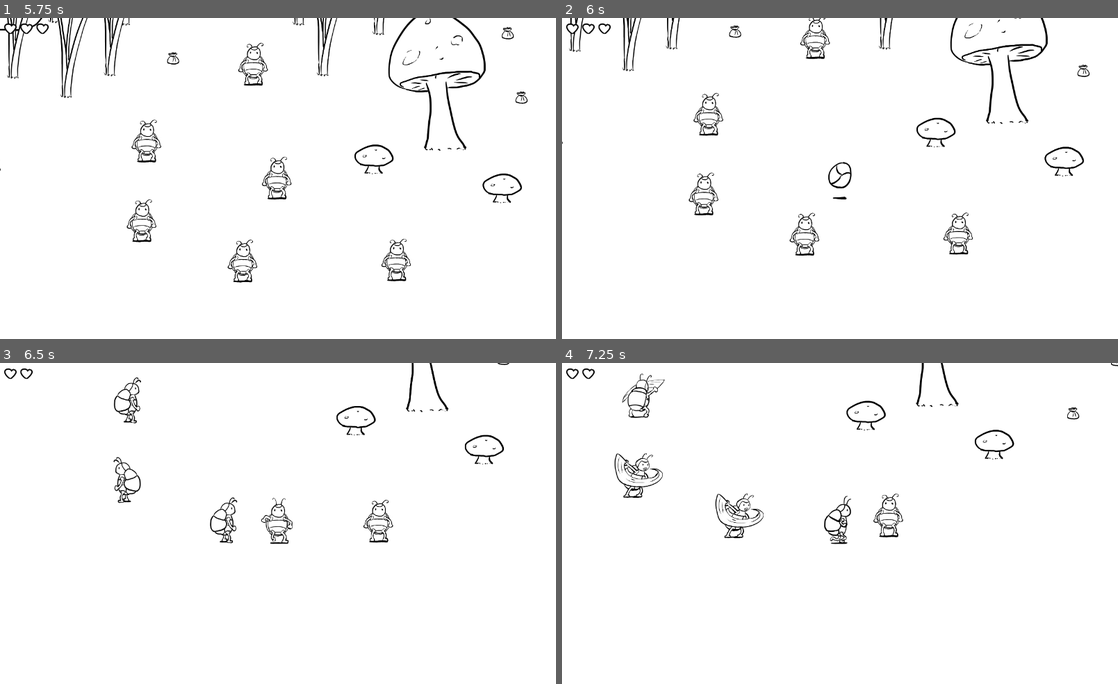
Above: before the commit, frames 1-4 (two rows, left to right).
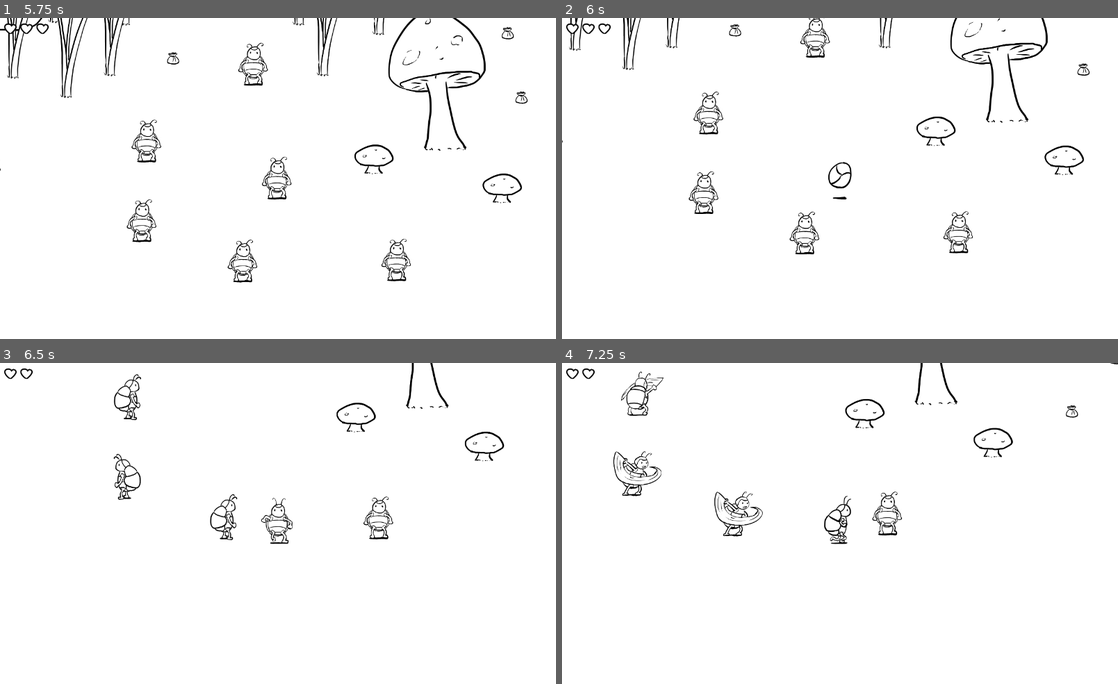
Above: after the commit, the same moments.

Repository: malogal/TrigRPG
Game: Godot game, scene res://scenes/levels/Intro.tscn
Two runs of this game, one before a commit and one after it. Both use one fixed random seed, a clock stepped at 60 frames per second and the inputs below.
Inputs (mouse positions are in pixels of both pictures, inside the frame that each line leads up to):
- Up to frame 1 (5.75 s): tap Enter at 0.5, 4.25 s; move the mouse to (400, 162) at 0.52 s; hold Right (move_right) 0.53-1.28 s; tap Ctrl (attack) at 0.6, 3.6 s; move the mouse to (166, 194) at 1.27 s; hold Down (move_down) 1.28-2.03 s; tap E (interact) at 1.35, 4.35 s; move the mouse to (333, 107) at 2.02 s; hold Right (move_right) 2.03-2.78 s; tap Space (roll) at 2.1, 3.5 s; move the mouse to (250, 242) at 2.77 s; hold Up (move_up) 2.78-3.53 s; click (250, 242) at 2.85 s; move the mouse to (444, 226) at 3.52 s; hold Left (move_left) 3.53-5 s; move the mouse to (111, 130) at 4.27 s; click "New Game" at 5 s
- Up to frame 2 (6 s): move the mouse to (867, 178) at 5.77 s; hold Down (move_down) from 5.78 s (still down); tap Space (roll) at 5.85 s
- Up to frame 3 (6.5 s): keep holding Down (move_down)
- Up to frame 4 (7.25 s): move the mouse to (756, 443) at 6.52 s; release Down (move_down) at 6.53 s; hold Right (move_right) from 6.53 s (still down); click (756, 443) at 6.6 s

Frame 1 is identical in both runs. In frame 2, 3.0% of the frame differs, in the area x 0-95%, y 0-75%; in frame 3, 2.0%; in frame 4, 2.5%.

Commit message:
Fix positioning error

Diff:
--- a/project.godot
+++ b/project.godot
@@ -96,6 +96,10 @@
 ]
 }
 
+[physics]
+
+2d/default_gravity=2.08165e-12
+
 [rendering]
 
 environment/defaults/default_environment="res://default_env.tres"
--- a/scenes/characters/Player.gd
+++ b/scenes/characters/Player.gd
@@ -44,10 +44,14 @@
 	$PieThrowing.set_cooldown(1.0)
 	pass
 
+func get_input():
+		var input_direction = Input.get_vector("move_left", "move_right", "move_up", "move_down")
+		velocity = input_direction * WALK_SPEED
 
 func _physics_process(_delta):
 	var action
 	## PROCESS STATES
+	get_input()
 	match state:
 		STATE_BLOCKED:
 			new_anim = "idle_" + facing
@@ -79,8 +83,9 @@
 			if Input.is_action_just_pressed("roll"):
 				state = STATE_ROLL
 
-			set_velocity(linear_vel)
-			var t = position
+			# Trying to use 'get_input()' instead, will slowly introduce
+			#set_velocity(linear_vel)
+			#var t = position
 			move_and_slide()
 			linear_vel = velocity
 
@@ -133,8 +138,8 @@
 		anim = new_anim
 		$anims.play(anim)
 	if action == PIE:
-		var mouse_pos = get_viewport().get_mouse_position()
-		$PieThrowing.throw(position, mouse_pos, 10)
+		var mouse_pos = get_global_mouse_position()
+		$PieThrowing.throw(global_position, mouse_pos, 10)
 	pass
 
 
--- a/scenes/characters/Player.tscn
+++ b/scenes/characters/Player.tscn
@@ -833,7 +833,7 @@
 height = 67.6021
 
 [node name="Player" type="CharacterBody2D" groups=["player"]]
-position = Vector2(585.638, 309.087)
+motion_mode = 1
 script = ExtResource("2")
 
 [node name="sprite" type="Sprite2D" parent="."]
--- a/scenes/levels/Intro.tscn
+++ b/scenes/levels/Intro.tscn
@@ -1,8 +1,8 @@
 [gd_scene load_steps=8 format=3 uid="uid://cqjxhlcvohevs"]
 
-[ext_resource type="Texture2D" uid="uid://xriucyfo0o30" path="res://textures/misc/logo-bg.png" id="1"]
-[ext_resource type="Texture2D" uid="uid://bc8oc41wxytr1" path="res://textures/misc/logo-logo.png" id="2"]
-[ext_resource type="Texture2D" uid="uid://dqt0n5ytc0a4r" path="res://textures/misc/logo-studio.png" id="3"]
+[ext_resource type="Texture2D" uid="uid://xriucyfo0o30" path="res://textures/temp-misc/logo-bg.png" id="1"]
+[ext_resource type="Texture2D" uid="uid://bc8oc41wxytr1" path="res://textures/temp-misc/logo-logo.png" id="2"]
+[ext_resource type="Texture2D" uid="uid://dqt0n5ytc0a4r" path="res://textures/temp-misc/logo-studio.png" id="3"]
 [ext_resource type="AudioStream" uid="uid://bub2p8fvv46yx" path="res://music/logo.wav" id="4"]
 
 [sub_resource type="Animation" id="1"]
--- a/scenes/powers/pie/pie.gd
+++ b/scenes/powers/pie/pie.gd
@@ -1,12 +1,21 @@
 extends RigidBody2D
 
-
+var speed: int
 var degree: int
 var test_count = 100
 
 # Pie rotation
-const rotate_speed = 10
+const rotate_speed = 350
 var current_rotation = 0
+var vec: Vector2
+var target: Vector2
+#@export var texture : Texture2D:
+	#set(value):
+		#texture = value
+		#queue_redraw()
+
+#func _draw():
+	#draw_texture(texture,position)
 
 signal hit
 # Called when the node enters the scene tree for the first time.
@@ -15,19 +24,30 @@
 	pass # Replace with function body.
 
 func new_pie(start_pos: Vector2, dir: Vector2, amount: int, pie_speed: int):
-	position = start_pos
+	global_position = start_pos
+	target = dir
 	degree = amount
-	linear_velocity = Vector2(pie_speed, 0).rotated(dir.angle())
+
+	speed = pie_speed
+
 	pass
 
 func _on_visible_on_screen_notifier_2d_screen_exited():
-	#queue_free()
+	queue_free()
 	print_debug("pie out of screen")
 	pass # Replace with function body.
 
 func _process(delta):
-	current_rotation = roundi(current_rotation + delta*rotate_speed) % 360
-	set_rotation_degrees(current_rotation)
+	#current_rotation = roundi(current_rotation + delta*rotate_speed) % 360
+	#set_rotation_degrees(current_rotation)
+	#move_and_collide(vec*delta*speed)
+	queue_redraw()
+	pass
+
+func _physics_process(delta):
+	linear_velocity = global_position.direction_to(target*500) * speed
+	angular_velocity = delta*rotate_speed
+
 
 func _on_body_entered(body):
 	print_debug("pie hit body", body)
--- a/scenes/powers/pie/pie.tscn
+++ b/scenes/powers/pie/pie.tscn
@@ -10,15 +10,6 @@
 "frames": [{
 "duration": 1.0,
 "texture": ExtResource("1_gldwi")
-}, {
-"duration": 1.0,
-"texture": ExtResource("1_gldwi")
-}, {
-"duration": 1.0,
-"texture": null
-}, {
-"duration": 1.0,
-"texture": ExtResource("1_gldwi")
 }],
 "loop": true,
 "name": &"pie",
@@ -26,7 +17,9 @@
 }]
 
 [node name="Pie" type="RigidBody2D"]
-gravity_scale = 1.66533e-16
+collision_layer = 8192
+collision_mask = 8
+mass = 12.5
 script = ExtResource("1_4a6u7")
 
 [node name="CollisionShape2D" type="CollisionShape2D" parent="." groups=["pie"]]
--- a/scenes/powers/pie/pie_throwing.gd
+++ b/scenes/powers/pie/pie_throwing.gd
@@ -1,6 +1,6 @@
 extends Node2D
 
-@export var speed = 0
+@export var speed = 350
 
 var can_throw: bool
 var pies: PackedScene
@@ -10,7 +10,7 @@
 		$PieCooldown.start()
 		var pie = pies.instantiate()
 		add_child(pie)
-		pie.new_pie(char_pos, (char_pos.direction_to(click_pos)), amount_of_pie, speed)
+		pie.new_pie(char_pos, click_pos, amount_of_pie, speed)
 
 
 # Called when the node enters the scene tree for the first time.
--- a/scenes/props/House.tscn
+++ b/scenes/props/House.tscn
@@ -1,10 +1,9 @@
-[gd_scene load_steps=7 format=2]
+[gd_scene load_steps=7 format=3 uid="uid://b7w18rrmllohu"]
 
-[ext_resource path="res://scenes/misc/Exit.gd" type="Script" id=1]
-[ext_resource path="res://textures/props/house.png" type="Texture2D" id=2]
+[ext_resource type="Script" path="res://scenes/misc/Exit.gd" id="1"]
+[ext_resource type="Texture2D" uid="uid://crlqbtn4qydow" path="res://textures/props/house.png" id="2"]
 
-
-[sub_resource type="GDScript" id=1]
+[sub_resource type="GDScript" id="1"]
 script/source = "extends StaticBody2D
 
 @export var to_scene = \"\" # (String, FILE, \"*.tscn\")
@@ -16,37 +15,37 @@
 	pass # Replace with function body.
 "
 
-[sub_resource type="CapsuleShape2D" id=2]
+[sub_resource type="CapsuleShape2D" id="2"]
 radius = 95.0118
 height = 1077.65
 
-[sub_resource type="CapsuleShape2D" id=3]
+[sub_resource type="CapsuleShape2D" id="3"]
 radius = 190.939
 height = 457.882
 
-[sub_resource type="RectangleShape2D" id=4]
-extents = Vector2( 117.311, 64.7256 )
+[sub_resource type="RectangleShape2D" id="4"]
+size = Vector2(234.622, 129.451)
 
 [node name="house" type="StaticBody2D"]
-script = SubResource( 1 )
+script = SubResource("1")
 
 [node name="house" type="Sprite2D" parent="."]
-texture = ExtResource( 2 )
-offset = Vector2( -216.037, -247.153 )
+texture = ExtResource("2")
+offset = Vector2(-216.037, -247.153)
 
 [node name="CollisionShape2D" type="CollisionShape2D" parent="."]
-position = Vector2( -223.046, -54.2205 )
+position = Vector2(-223.046, -54.2205)
 rotation = 1.5708
-shape = SubResource( 2 )
+shape = SubResource("2")
 
 [node name="CollisionShape2D2" type="CollisionShape2D" parent="."]
-position = Vector2( -190.854, -159.045 )
+position = Vector2(-190.854, -159.045)
 rotation = 1.5708
-shape = SubResource( 3 )
+shape = SubResource("3")
 
 [node name="to_inside" type="Area2D" parent="."]
-position = Vector2( 7.79211, 0.0572205 )
-script = ExtResource( 1 )
+position = Vector2(7.79211, 0.0572205)
+script = ExtResource("1")
 
 [node name="CollisionShape2D" type="CollisionShape2D" parent="to_inside"]
-shape = SubResource( 4 )
+shape = SubResource("4")
Not shown: 1 places in scenes/levels/Outside.tscn that only renumber resources
